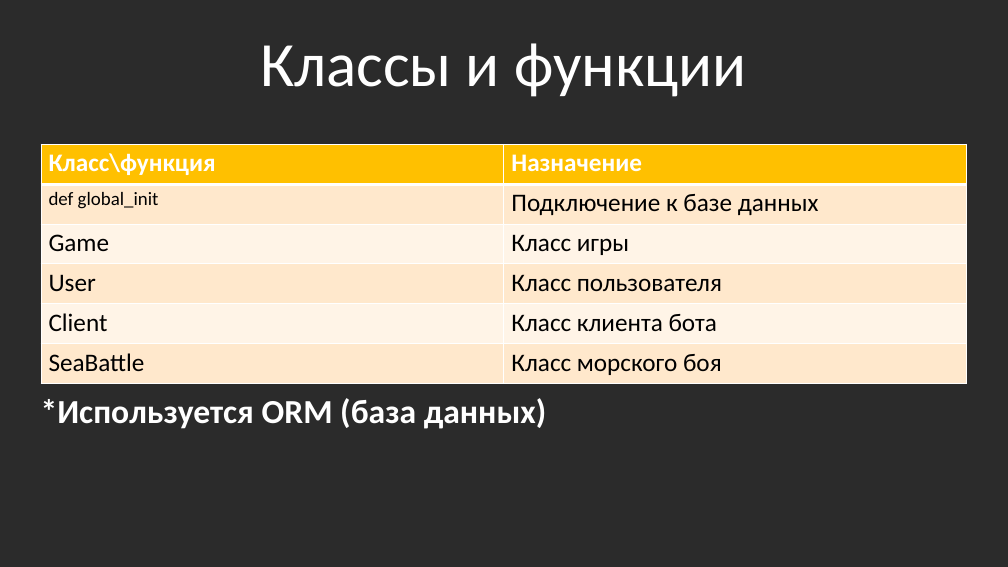
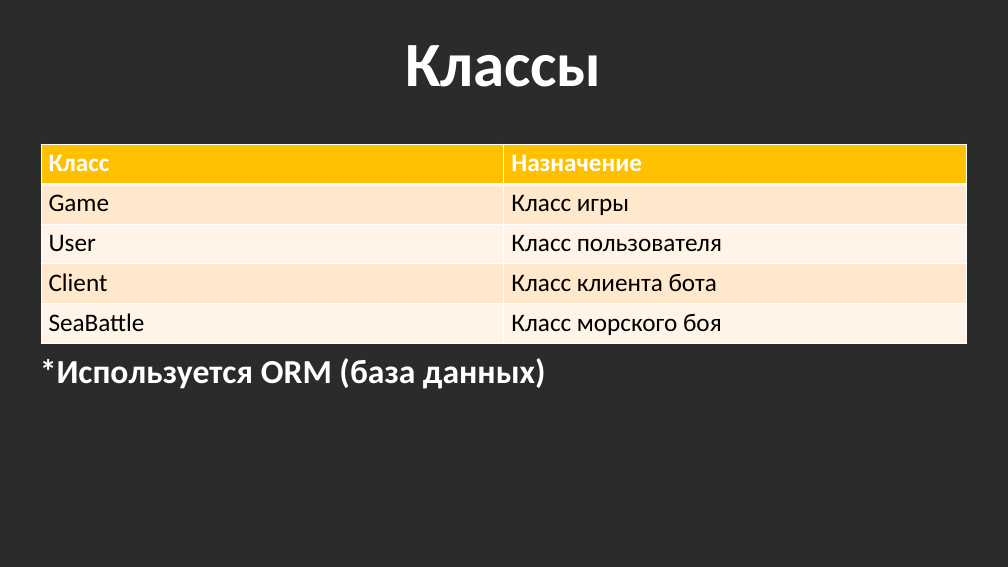
Before and after one commit to Vaeinsiedle/GameBot, a slide deck: slide 3 of презентация.pptx. Drawn at 1008x567 pixels with LibreOffice and Linux fonts; fonts in the diff are those of the drawing; background and template pictures are left out; a plain dark background stands for a picture behind light text. Boxes give left, top, right and bottom in pixels: in the first picture for what was removed or moved away, otherwise in the second. Text is boxed around its words. In the diff, an @@ line names an element or a change of style, - is before the commit and + after.

Commit message:
fix

```diff
--- a/презентация.pptx
+++ b/презентация.pptx
@@ title at [405, 45, 602, 87]: text changed; bold on @@
-Классы и функции
+Классы
@@ table at [41, 144, 966, 344] @@
-row 1: Класс\функция | Назначение
-row 2: def global_init | Подключение к базе данных
+row 1: Класс | Назначение
@@ text "*Используется ORM (база данных)": place and size @@
-text "*Используется ORM (база данных)" at [41, 398, 547, 429]
+text "*Используется ORM (база данных)" at [40, 358, 546, 389]
```
Also in this commit, not shown: 2 other slides changed, 1 slide removed.
